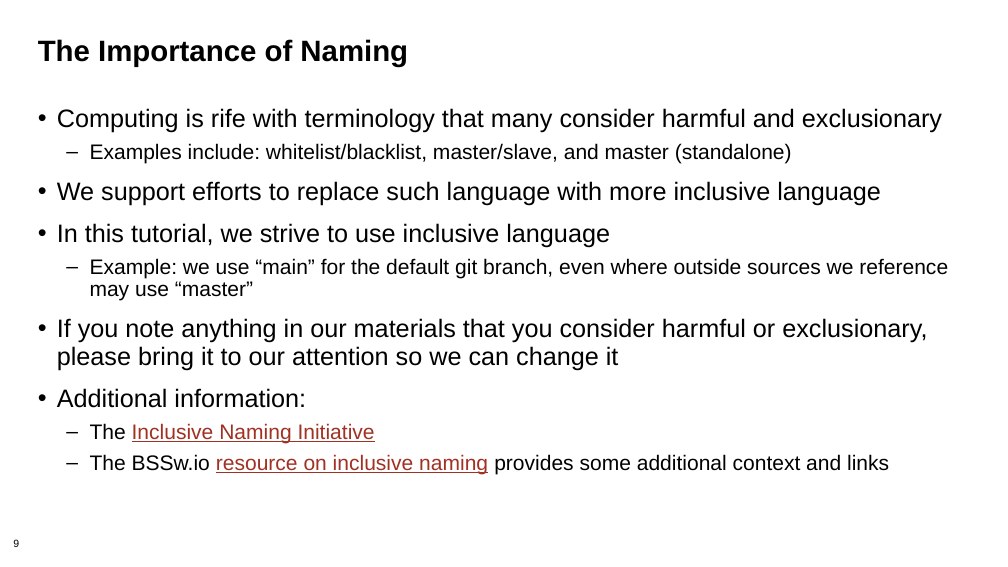
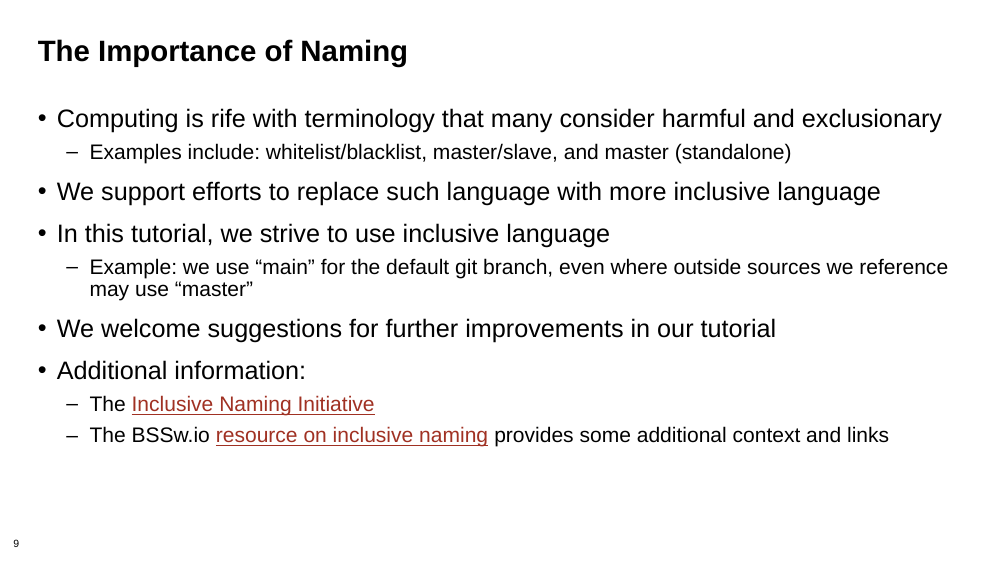
Before and after one commit to bssw-tutorial/presentations, a slide deck: slide 9 of intro.pptx. Drawn at 1008x567 pixels with LibreOffice and Linux fonts; fonts in the diff are those of the drawing; background and template pictures are left out. Boxes give left, top, right and bottom in pixels: in the first picture for what was removed or moved away, otherwise in the second. Text is boxed around its words. In the diff, an @@ line names an element or a change of style, - is before the commit and + after.

Commit message:
Minor updates
Small improvement to inclusivity slide
Specific info on how to interacts with us at the SC21 event

```diff
--- a/intro.pptx
+++ b/intro.pptx
@@ text at (57, 318, 777, 343): text changed @@
-• If you note anything in our materials that you consider harmful or exclusionary, please bring it to our attention so we can change it
+• We welcome suggestions for further improvements in our tutorial
```
Also in this commit, not shown: 1 other slide changed.
